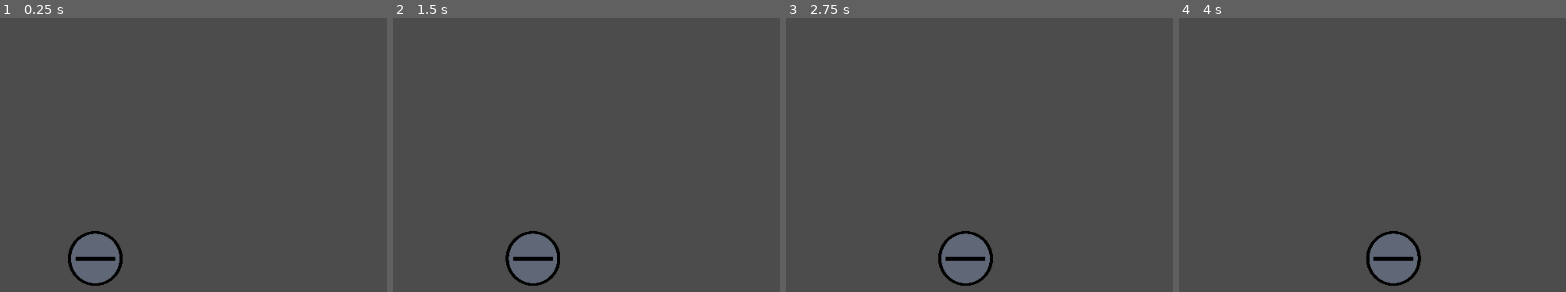
Above: before the commit, frames 1-4 (left to right).
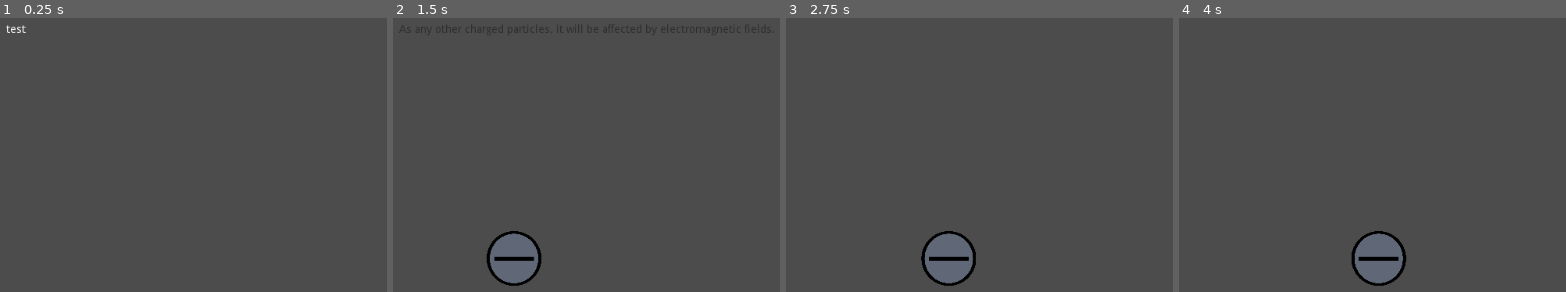
Above: after the commit, the same moments.

Repository: Nebulean/Electro-Pong
Game: Godot game, scene res://Scenes/Intro.tscn
Same seed, same stepped clock (60 frames per second), same inputs: the game is played once before the commit and once after it. The project has no main scene, so this scene is started directly.
Inputs:
- Up to frame 1 (0.25 s): no input
- Up to frame 2 (1.5 s): tap Enter at 0.5 s; hold Right (ui_right) 0.53-1.28 s; hold Left (ui_left) from 1.28 s (still down)
- Up to frame 3 (2.75 s): release Left (ui_left) at 2.03 s; hold Right (ui_right) from 2.03 s (still down)
- Up to frame 4 (4 s): release Right (ui_right) at 3.53 s; hold Left (ui_left) from 3.53 s (still down)

The runs differ from the first frame. In frame 1, 2.2% of the frame differs, in the area x 1-32%, y 2-98%; in frame 2, 2.5%, in the area x 1-98%, y 2-98%; in frame 3, 2.1%; in frame 4, 1.9%.
Error after the commit: Invalid get index '5' (on base: 'Array'). (res://Scripts/Intro.gd:41)

Commit message:
Updated introduction: text interpreter is working.

Diff:
--- a/game/Scenes/Intro.tscn
+++ b/game/Scenes/Intro.tscn
@@ -5,3 +5,12 @@
 [node name="Intro" type="Node2D"]
 position = Vector2( 150, 30 )
 script = ExtResource( 1 )
+
+[node name="Label" type="Label" parent="."]
+margin_right = 710.0
+margin_bottom = 215.0
+custom_colors/font_color = Color( 1, 1, 1, 1 )
+text = "test"
+__meta__ = {
+"_edit_use_anchors_": false
+}
--- a/game/Scripts/Intro.gd
+++ b/game/Scripts/Intro.gd
@@ -1,31 +1,77 @@
 extends Node2D
 
 var text
+var ball_scn
+var ball
+
+var textIndex = 0
+
 
 # Called when the node enters the scene tree for the first time.
 func _ready():
-	# We load the ball scene
-	var ball_scn = preload("res://Scenes/Ball.tscn")
+	# We load the scenes
+	ball_scn = preload("res://Scenes/Ball.tscn")
 
-	# We instanciate a ball
-	var ball = ball_scn.instance()
+	# We instanciate a scenes
+	ball = ball_scn.instance()
 
 	# We add the ball to child
-	add_child(ball)
+	# add_child(ball)
 
 	# We select a position for the ball
-	var pos = Vector2(get_viewport().size.x/10, get_viewport().size.y/2)
-	ball.position = pos
+	# var pos = Vector2(get_viewport().size.x/10, get_viewport().size.y/2)
+	# ball.position = pos
 
 	# We select a velocity for the ball
-	var vel = Vector2(50, 0)
-	ball.linear_velocity = vel
+	# var vel = Vector2(50, 0)
+	# ball.linear_velocity = vel
 
 	# We load the text file that will guide the tutorial
 	text = load_text("res://Assets/Text/intro.txt")
 
+func _input(ev):
+	# We check if any key is pressed
+	if ev is InputEventKey and ev.pressed:
+		textIndex += 1
+		next_content(textIndex)
+
+# Will handle what append when next line
+func next_content(index):
+	# We interprete the text
+	var res = line_interpreter(text[index])
+	var line = res[0]
+	var cmd = res[1]
+
+	# We take care of the command, if any
+	command_interpreter(cmd)
+
+	# We update the text
+	# TODO : THE FADE DO NOT WORK
+	for i in range(100, 0):
+		$Label.modulate = i
+
+	# $Label.add_color_override("font_color", Color("#ffffff")) # does not work
+	$Label.text = line
 
 
+	for i in range(0, 100):
+		$Label.modulate = i
+
+
+func command_interpreter(command):
+	if command == "EMPTY":
+		print("No commands here")
+	elif command == "BALL_APPEAR":
+		print("Creating ball")
+		# We add the ball to child
+		add_child(ball)
+		# We select a position for the ball
+		var pos = Vector2(get_viewport().size.x/10, get_viewport().size.y/2)
+		ball.position = pos
+
+		# We select a velocity for the ball
+		var vel = Vector2(50, 0)
+		ball.linear_velocity = vel
 
 # This function will load a text file, and add each line to an element of an array.
 func load_text(filename):
@@ -48,5 +94,22 @@
 
 
 # This function will read the input string, and interpret it.
-func line_interpreter(string):
-	pass
+# All is considered text, except when !(THIS) is at the beginning of the string,
+# which will be interpreted as a command.
+func line_interpreter(line):
+	# We first check if we have any thing
+	if not line.empty():
+		if line[0] == "!" and line[1] == "(":
+			# We now know there is a command in the string. We find the end of it.
+			var end_index = line.find(")")
+
+			assert(not (end_index == -1)) # Raise error if a end isn't found.
+
+			var command = line.substr(2, end_index-2)
+			# print("Command: " + command)
+
+			var new_line = line.substr(end_index+2) # 1 for ")", 1 for " ".
+			# print("Rest of the line: " + new_line)
+
+			return [new_line, command]
+	return [line, "EMPTY"]
Not shown, changed: game/Assets/Text/intro.txt
